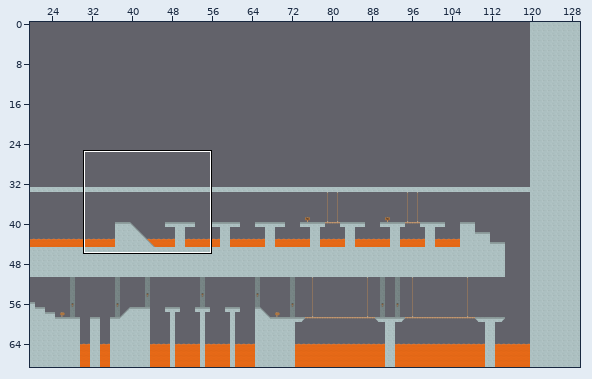
Level history. Tiled map: codigo/android/assets/data/maps/castle1.tmx. Above, an overview of the earlier version with the close-up marked.
Close-up. The starting point:
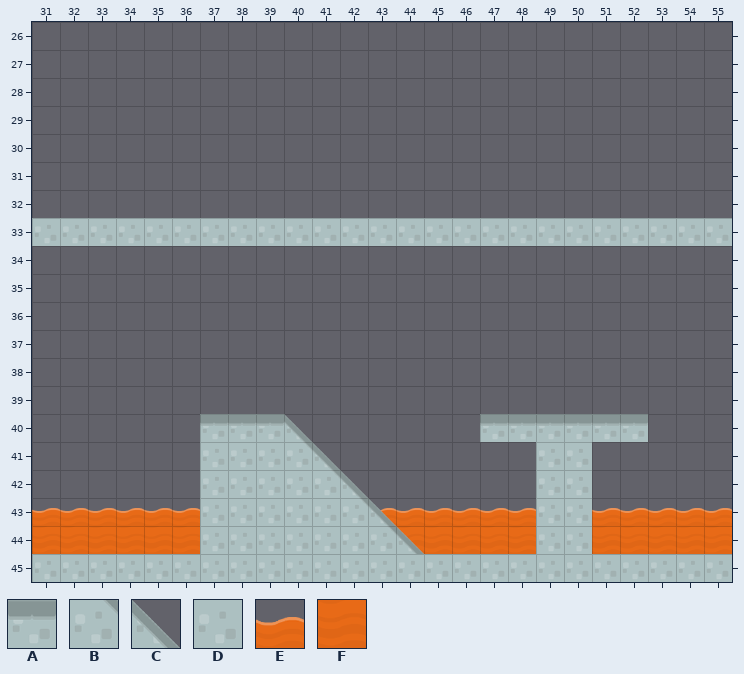
Cells are 64x64 px. Shown: x 31..55, y 26..45. The commit also changed other parts of the map, which this record leaves out.
Key: from "tileset": A 11, B 36, C 37, D 51, E 86, F 99.
_ is an empty cell.
Layer "ground" before, first column x 31:
26 _________________________
27 _________________________
28 _________________________
29 _________________________
30 _________________________
31 _________________________
32 _________________________
33 DDDDDDDDDDDDDDDDDDDDDDDDD
34 _________________________
35 _________________________
36 _________________________
37 _________________________
38 _________________________
39 _________________________
40 ______AAAC______AAAAAA___
41 ______DDDBC_______DD_____
42 ______DDDDBC______DD_____
43 EEEEEEDDDDDBCEEEEEDDEEEEE
44 FFFFFFDDDDDDBCFFFFDDFFFFF
45 DDDDDDDDDDDDDDDDDDDDDDDDD
New version:
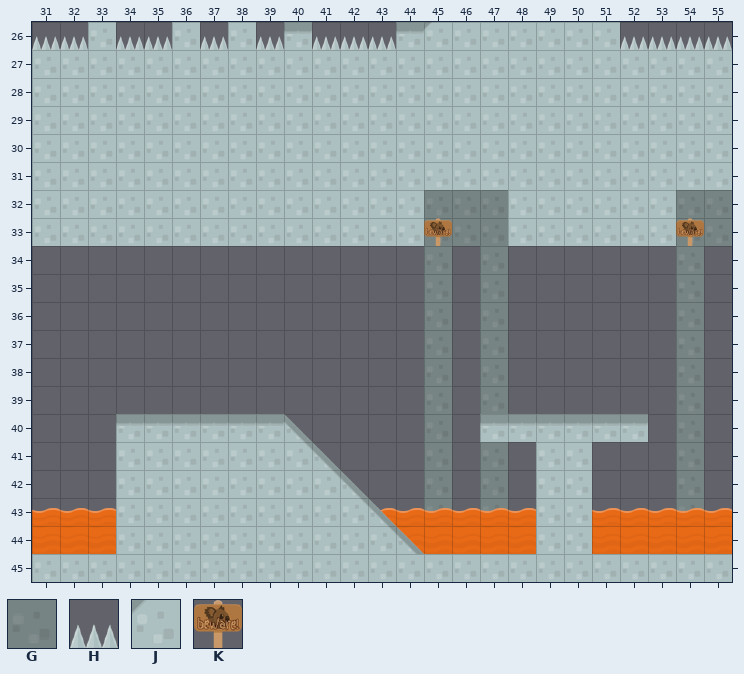
Further tiles: from "tileset": G 0, H 14, J 50, K 127.
See-through tiles are keyed as they look on the map.
Changes in this commit:
Layer "background":
The edit adds tile D in rows 32 to 33 at x 45 to 47 and 54 to 55; in rows 34 to 39 at x 45, 47 and 54; in row 40 at x 45 and 54; in rows 41 to 43 at x 45, 47 and 54.
Layer "groundBack":
The edit adds tile G in rows 32 to 33 at x 45 to 47 and 54 to 55; in rows 34 to 39 at x 45, 47 and 54; in row 40 at x 45 and 54; in rows 41 to 43 at x 45, 47 and 54.
Layer "ground":
The edit adds tile A in row 26 at x 40 and 44; in row 40 at x 34 to 36.
Tile E gives way to tile D in row 43 at x 34 to 36.
Tile F gives way to tile D in row 44 at x 34 to 36.
The edit adds tile D in row 26 at x 33, 36, 38 and 46 to 51; in rows 27 to 31 at x 31 to 55; in row 32 at x 31 to 44 and 48 to 53; in rows 41 to 42 at x 34 to 36.
The edit adds tile H in row 26 at x 31 to 32, 34 to 35, 37, 39, 41 to 43 and 52 to 55.
The edit adds tile J in row 26 at x 45.
Tile D gives way to tile K in row 33 at x 45 and 54.
Tile D is removed in row 33 at x 46 to 47 and 55.
